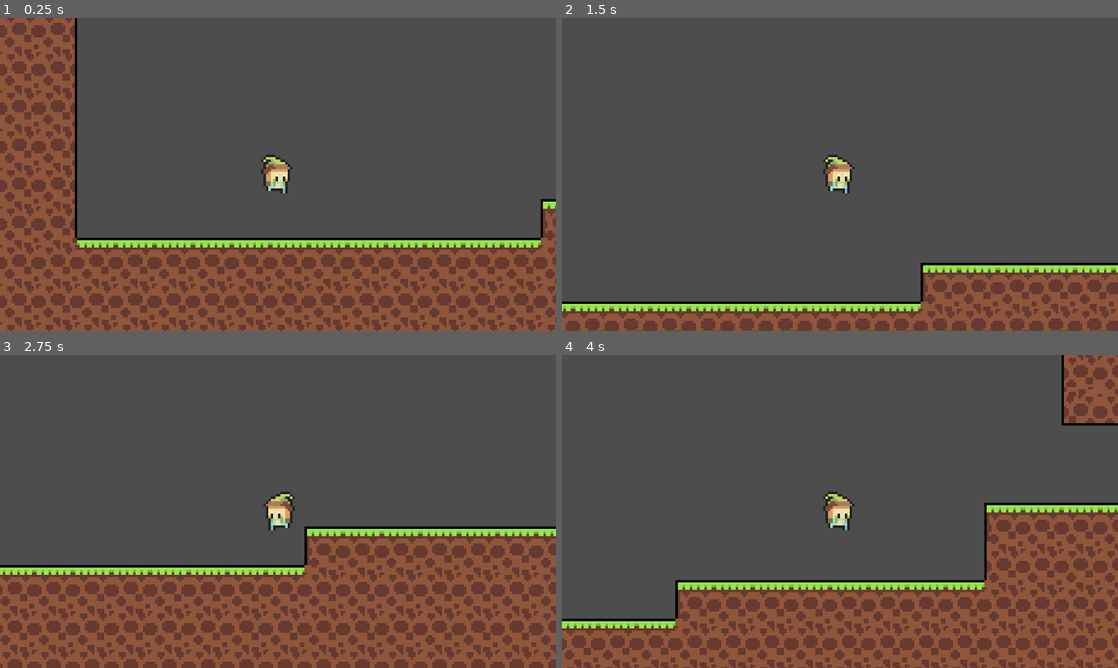
Above: before the commit, frames 1-4 (two rows, left to right).
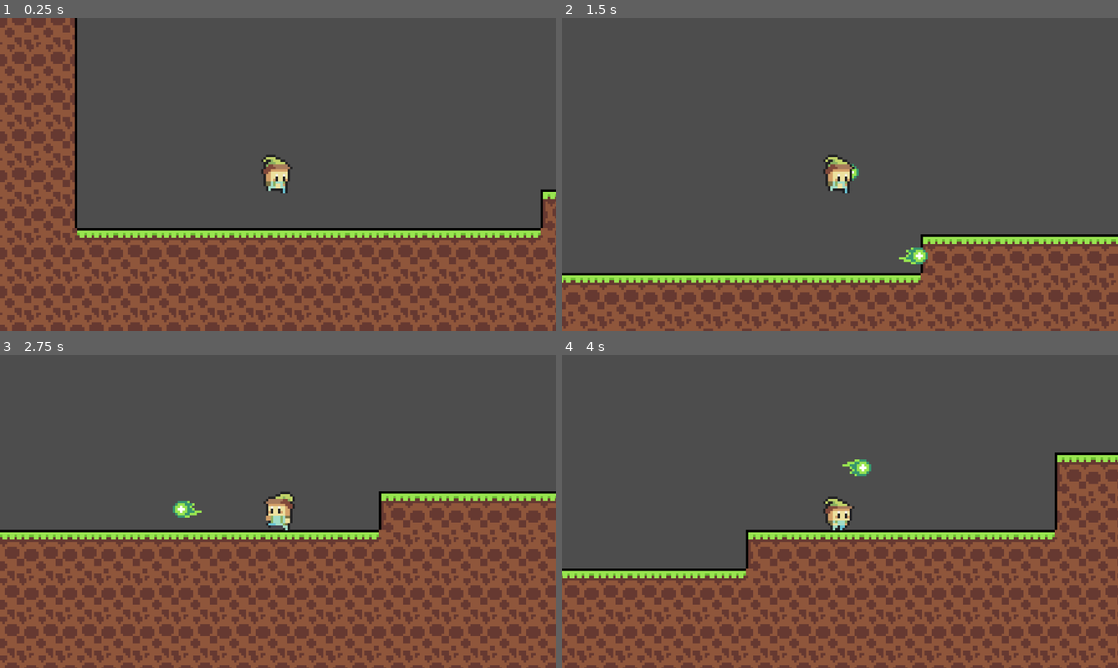
Above: after the commit, the same moments.

Repository: kettle-7/WhereIsSpund
Game: Godot game, scene res://main.tscn
The game is run twice, just before and just after one commit, with the same random seed, the same clock (stepped at 60 frames per second) and the same inputs.
Inputs:
- Up to frame 1 (0.25 s): no input
- Up to frame 2 (1.5 s): hold Right (right) from 0.53 s (still down); tap Z (z, bound only after the commit) at 0.6, 1.35 s; tap Space (up) at 0.77 s
- Up to frame 3 (2.75 s): tap Space (up) at 1.52 s; release Right (right) at 2.03 s; hold A (left) from 2.03 s (still down); tap Z (z, bound only after the commit) at 2.1 s
- Up to frame 4 (4 s): release A (left) at 2.78 s; hold Right (right) from 2.78 s (still down); tap Z (z, bound only after the commit) at 2.85, 3.6 s; tap Space (up) at 3.02, 3.77 s

The runs differ from the first frame. In frame 1, 27% of the frame differs, in the area x 0-100%, y 0-100%; in frame 2, 19%; in frame 3, 29%; in frame 4, 32%.

Commit message:
shooting

Diff:
--- /dev/null
+++ b/bullet.gd
@@ -0,0 +1,22 @@
+extends Node2D
+var direction = false
+@onready var animated_sprite_2d: AnimatedSprite2D = $AnimatedSprite2D
+
+# Called when the node enters the scene tree for the first time.
+func _ready() -> void:
+	pass # Replace with function body.
+
+
+# Called every frame. 'delta' is the elapsed time since the previous frame.
+func _process(delta: float) -> void:
+	if direction:
+		move_local_x(10)
+		animated_sprite_2d.flip_h = false
+	else:
+		move_local_x(-10)
+		animated_sprite_2d.flip_h = true
+
+
+
+func _on_area_2d_body_entered(body: Node2D) -> void:
+	queue_free()
--- /dev/null
+++ b/bullet.tscn
@@ -0,0 +1,46 @@
+[gd_scene load_steps=7 format=3 uid="uid://c6imfa0ogkvlk"]
+
+[ext_resource type="Script" path="res://bullet.gd" id="1_ut4mj"]
+[ext_resource type="Texture2D" uid="uid://b3gp87ii8ahy" path="res://bullet.png" id="2_io05g"]
+
+[sub_resource type="AtlasTexture" id="AtlasTexture_1y8pv"]
+atlas = ExtResource("2_io05g")
+region = Rect2(0, 0, 16, 16)
+
+[sub_resource type="AtlasTexture" id="AtlasTexture_rp2km"]
+atlas = ExtResource("2_io05g")
+region = Rect2(16, 0, 16, 16)
+
+[sub_resource type="SpriteFrames" id="SpriteFrames_y2ooy"]
+animations = [{
+"frames": [{
+"duration": 1.0,
+"texture": SubResource("AtlasTexture_1y8pv")
+}, {
+"duration": 1.0,
+"texture": SubResource("AtlasTexture_rp2km")
+}],
+"loop": true,
+"name": &"default",
+"speed": 10.0
+}]
+
+[sub_resource type="CircleShape2D" id="CircleShape2D_t5n2h"]
+radius = 3.16228
+
+[node name="Bullet" type="Node2D"]
+scale = Vector2(5, 5)
+script = ExtResource("1_ut4mj")
+
+[node name="AnimatedSprite2D" type="AnimatedSprite2D" parent="."]
+sprite_frames = SubResource("SpriteFrames_y2ooy")
+autoplay = "default"
+frame_progress = 0.926858
+
+[node name="Area2D" type="Area2D" parent="."]
+
+[node name="CollisionShape2D" type="CollisionShape2D" parent="Area2D"]
+position = Vector2(1, 0)
+shape = SubResource("CircleShape2D_t5n2h")
+
+[connection signal="body_entered" from="Area2D" to="." method="_on_area_2d_body_entered"]
--- a/player.gd
+++ b/player.gd
@@ -3,7 +3,7 @@
 var spawnx = -1206
 var spawny = -500
 const SPEED = 45
-const JUMP_VELOCITY = -170.0
+const JUMP_VELOCITY = -150.0
 var jumphold = 0
 var dir = 1
 var acceleration = 0
@@ -29,7 +29,7 @@
 
 @onready var animatedsprite = $AnimatedSprite2D
 
-
+const BULLET = preload("res://bullet.tscn")
 
 @onready var collision_shape_2d_head = $head
 
@@ -115,7 +115,7 @@
 		elif velocity.y < 0:
 			velocity.y += gravity * delta
 		else:
-			velocity.y += gravity * delta * 1.2
+			velocity.y += gravity * delta * 1.8
 
 
 
@@ -209,6 +209,15 @@
 
 
 
+	#bullets
+	if Input.is_action_just_pressed("z"):
+		var instance = BULLET.instantiate()
+
+		instance.global_position = global_position
+		instance.direction = !animatedsprite.flip_h
+
+		add_sibling(instance)
+
 
 
 
--- a/player.tscn
+++ b/player.tscn
@@ -258,6 +258,7 @@
 shape = SubResource("CapsuleShape2D_57gah")
 
 [node name="walljump timer" type="Timer" parent="."]
+wait_time = 0.4
 
 [node name="debuglabel" type="Label" parent="."]
 visible = false
--- a/project.godot
+++ b/project.godot
@@ -52,6 +52,11 @@
 , Object(InputEventKey,"resource_local_to_scene":false,"resource_name":"","device":-1,"window_id":0,"alt_pressed":false …(183 unchanged characters)…
 ]
 }
+z={
+"deadzone": 0.5,
+"events": [Object(InputEventKey,"resource_local_to_scene":false,"resource_name":"","device":-1,"window_id":0,"alt_pressed":false,"shift_pressed":false,"ctrl_pressed":false,"meta_pressed":false,"pressed":false,"keycode":0,"physical_keycode":90,"key_label":0,"unicode":122,"location":0,"echo":false,"script":null)
+]
+}
 
 [rendering]
 
Binary file added: bullet.png
Not shown, added: bullet.png.import
